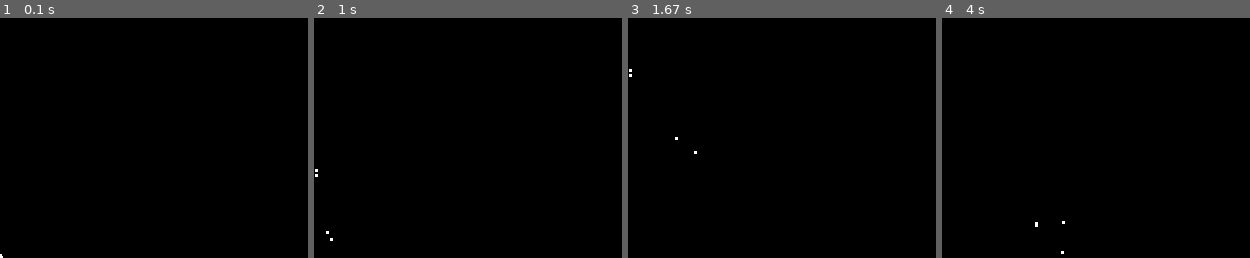
Above: before the commit, frames 1-4 (left to right).
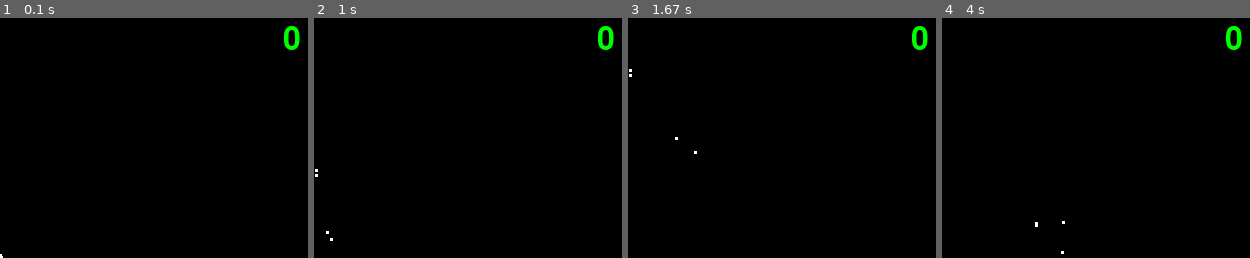
Above: after the commit, the same moments.

Repository: od107/pygame
Game: pygame game, started from asteroid.py
The game is run twice, just before and just after one commit, with the same random seed, the same clock (stepped at 60 frames per second) and the same inputs.
Inputs:
- Up to frame 1 (0.1 s): no input
- Up to frame 2 (1 s): tap Space at 0.33, 0.73 s; hold Right from 0.67 s (still down)
- Up to frame 3 (1.67 s): tap Space at 1.03, 1.23, 1.57 s; release Right at 1.13 s; hold Up 1.17-1.47 s; hold Right from 1.5 s (still down)
- Up to frame 4 (4 s): tap Space at 1.87, 2.07, 2.37, 2.63, 2.93, 3.07, 3.47, 3.77 s; release Right at 1.97 s; hold Left 2-2.53 s; hold Left 2.57-2.97 s; hold Up 3-3.37 s; hold Right from 3.4 s (still down)
The pictures show only the part of the screen within x 50-100%, y 1-51%; the shares and areas given below are measured in that part.

The runs differ from the first frame. In frame 1, 0.3% of the frame differs, in the area x 92-98%, y 3-14%; in frame 2, 0.3%; in frame 3, 0.3%; in frame 4, 0.3%.

Commit message:
added score and update tot PEP8

Diff:
--- a/asteroid.py
+++ b/asteroid.py
@@ -1,33 +1,32 @@
-#my second taste of python
-#asteroid game
+# my second taste of python
+# asteroid game
 
 import random, pygame, sys, math
 from pygame.locals import *
 
-FPS = 30 # frames per second, the general speed of the program
-WINDOWWIDTH = 640 # size of window's width in pixels
-WINDOWHEIGHT = 480 # size of windows' height in pixels
+FPS = 30  # frames per second, the general speed of the program
+WINDOWWIDTH = 640  # size of window's width in pixels
+WINDOWHEIGHT = 480  # size of windows' height in pixels
 SHIPSIZE = 20
 MARGIN = 50
 BULLETSIZE = 3
 
 #            R    G    B
-GRAY     = (100, 100, 100)
-NAVYBLUE = ( 60,  60, 100)
-WHITE    = (255, 255, 255)
-RED      = (255,   0,   0)
-GREEN    = (  0, 255,   0)
-BLUE     = (  0,   0, 255)
-YELLOW   = (255, 255,   0)
-ORANGE   = (255, 128,   0)
-PURPLE   = (255,   0, 255)
-CYAN     = (  0, 255, 255)
-DGREEN   = (0  , 100,   0)
-BLACK    = (  0,   0,   0)
+GRAY = (100, 100, 100)
+NAVYBLUE = (60, 60, 100)
+WHITE = (255, 255, 255)
+RED = (255, 0, 0)
+GREEN = (0, 255, 0)
+BLUE = (0, 0, 255)
+YELLOW = (255, 255, 0)
+ORANGE = (255, 128, 0)
+PURPLE = (255, 0, 255)
+CYAN = (0, 255, 255)
+DGREEN = (0, 100, 0)
+BLACK = (0, 0, 0)
 
 BGCOLOR = BLACK
 LIGHTBGCOLOR = YELLOW
-
 
 RIGHT = 'right'
 LEFT = 'left'
@@ -38,38 +37,38 @@
 
 
 def main():
-    global FPSCLOCK, DISPLAYSURF
+    global FPSCLOCK, DISPLAYSURF, SCORE
     pygame.init()
     FPSCLOCK = pygame.time.Clock()
     DISPLAYSURF = pygame.display.set_mode((WINDOWWIDTH, WINDOWHEIGHT))
-    pygame.key.set_repeat(1, 100) #still makes sense or not?
+    pygame.key.set_repeat(1, 100)  # still makes sense or not?
 
     pygame.display.set_caption('Asteroids')
 
-    #initialize
-    score = 0
+    # initialize
+    SCORE = 0
     ship = Ship()
     bullets = []
     asteroids = []
-    shipImg = pygame.image.load('ship.png').convert()
-    shipImg.set_colorkey((0, 0, 0))
+    ship_img = pygame.image.load('ship.png').convert()
+    ship_img.set_colorkey((0, 0, 0))
     astrospawn = pygame.USEREVENT + 1
     pygame.time.set_timer(astrospawn, 5000)
 
     DISPLAYSURF.fill(BGCOLOR)
 
-    while True: # main game loop
+    while True:  # main game loop
         DISPLAYSURF.fill(BGCOLOR)
-        draw(shipImg, ship, bullets, asteroids)
-
-        #TODO: change repetition speed of shooting
+        draw(ship_img, ship, bullets, asteroids)
+
+        # TODO: change repetition speed of shooting
         for event in pygame.event.get():
             if event.type == pygame.QUIT:
                 pygame.quit()
                 sys.exit()
             elif event.type == astrospawn:
                 asteroids.append(Asteroid())
-            #elif event.type == KEYDOWN and event.key == K_SPACE:
+            # elif event.type == KEYDOWN and event.key == K_SPACE:
             #    bullets.append(ship.shoot())
 
         keys = pygame.key.get_pressed()
@@ -81,9 +80,9 @@
         if keys[pygame.K_SPACE]:
             bullets.append(ship.shoot())
         if keys[pygame.K_RIGHT]:
-            ship.rotateRight()
+            ship.rotate_right()
         if keys[pygame.K_LEFT]:
-            ship.rotateLeft()
+            ship.rotate_left()
 
         # Update positions
         ship.move()
@@ -98,7 +97,7 @@
 
         pygame.display.update()
 
-        #collission detection
+        # collision detection
         for bullet in bullets:
             for asteroid in asteroids:
                 if distance(bullet.pos, asteroid.pos) < asteroid.size:
@@ -108,44 +107,48 @@
                         for new_asteroid in pieces:
                             asteroids.append(new_asteroid)
                     asteroids.remove(asteroid)
-                    score += 10
                     break
 
-        #TODO display score
-        #TODO spaceship collission
-
+        # TODO spaceship collision
 
         FPSCLOCK.tick(FPS)
-        #print(FPSCLOCK.get_fps())
-
-
-def distance(posA, posB):
-    return math.sqrt(math.pow(posA[0]-posB[0], 2) + math.pow(posA[1]-posB[1], 2))
-
-
-def draw(shipImg, ship, bullets, asteroids):
-    #TODO fix border transitions
-    #should the draw function be part of an object? Or be a separate part of the program?
-
-    blittedRect = DISPLAYSURF.blit(shipImg, ship.pos) # convert should be moved elsewhere
-
-    oldCenter = blittedRect.center
-    rotatedSurf = pygame.transform.rotate(shipImg, math.degrees(ship.orientation - math.pi/2))
-
-    rotRect = rotatedSurf.get_rect()
-    rotRect.center = oldCenter
+        # print(FPSCLOCK.get_fps())
+
+
+def distance(pos_a, pos_b):
+    return math.sqrt(math.pow(pos_a[0] - pos_b[0], 2) + math.pow(pos_a[1] - pos_b[1], 2))
+
+
+def draw(ship_img, ship, bullets, asteroids):
+    # TODO fix border transitions
+    # should the draw function be part of an object? Or be a separate part of the program?
+
+    blitted_rect = DISPLAYSURF.blit(ship_img, ship.pos)  # convert should be moved elsewhere
+
+    old_center = blitted_rect.center
+    rotated_surf = pygame.transform.rotate(ship_img, math.degrees(ship.orientation - math.pi / 2))
+
+    rot_rect = rotated_surf.get_rect()
+    rot_rect.center = old_center
 
     DISPLAYSURF.fill(BGCOLOR)
-    DISPLAYSURF.blit(rotatedSurf, rotRect)
+    DISPLAYSURF.blit(rotated_surf, rot_rect)
 
     for bullet in bullets:
-        pygame.draw.rect(DISPLAYSURF, WHITE, ((bullet.pos), (BULLETSIZE, BULLETSIZE)))
+        pygame.draw.rect(DISPLAYSURF, WHITE, (bullet.pos, (BULLETSIZE, BULLETSIZE)))
 
     for asteroid in asteroids:
-        pygame.draw.circle(DISPLAYSURF, WHITE, (int(asteroid.pos[0]),int(asteroid.pos[1])), asteroid.size, 3)
-
-    #for testing purposes
-    #pygame.draw.rect(DISPLAYSURF, GREEN, ((ship.pos), (1, 1)))
+        pygame.draw.circle(DISPLAYSURF, WHITE, (int(asteroid.pos[0]), int(asteroid.pos[1])), asteroid.size, 3)
+
+    # for testing purposes
+    # pygame.draw.rect(DISPLAYSURF, GREEN, ((ship.pos), (1, 1)))
+
+    font_obj = pygame.font.Font('freesansbold.ttf', 32)
+    text_surface_obj = font_obj.render(str(SCORE), True, GREEN)
+    text_rect_obj = text_surface_obj.get_rect()
+    text_rect_obj.top = 10
+    text_rect_obj.right = (WINDOWWIDTH - 10)
+    DISPLAYSURF.blit(text_surface_obj, text_rect_obj)
 
 
 class Ship:
@@ -154,35 +157,33 @@
     img.set_colorkey((0, 0, 0))
 
     def __init__(self):
-        self.pos = [int(WINDOWWIDTH/2), int(WINDOWHEIGHT/2)]
-        self.orientation = math.pi/2
+        self.pos = [int(WINDOWWIDTH / 2), int(WINDOWHEIGHT / 2)]
+        self.orientation = math.pi / 2
         self.vel = [0, 0]
 
-
     def accelerate(self):
-        self.vel[0] += math.cos(self.orientation)/5
-        self.vel[1] += math.sin(self.orientation)/5
-        #print('velocity: ',self.vel)
-        #TODO limit to max vel
+        self.vel[0] += math.cos(self.orientation) / 5
+        self.vel[1] += math.sin(self.orientation) / 5
+        # print('velocity: ',self.vel)
 
     def move(self):
         self.pos[0] += self.vel[0]
         self.pos[1] -= self.vel[1]
 
-        #pos is the topleft most position of the ship image
-        if(self.pos[0] > WINDOWWIDTH + MARGIN + SHIPSIZE):
+        # pos is the topleft most position of the ship image
+        if self.pos[0] > WINDOWWIDTH + MARGIN + SHIPSIZE:
             self.pos[0] = 0 - MARGIN
-        elif(self.pos[1] > WINDOWHEIGHT + MARGIN + SHIPSIZE):
+        elif self.pos[1] > WINDOWHEIGHT + MARGIN + SHIPSIZE:
             self.pos[1] = 0 - MARGIN
-        elif(self.pos[0] < 0 - MARGIN):
+        elif self.pos[0] < 0 - MARGIN:
             self.pos[0] = WINDOWWIDTH + MARGIN
-        elif(self.pos[1] < 0 - MARGIN):
+        elif self.pos[1] < 0 - MARGIN:
             self.pos[1] = WINDOWHEIGHT + MARGIN
 
-    def rotateRight(self):
+    def rotate_right(self):
         self.orientation -= math.pi / 18
 
-    def rotateLeft(self):
+    def rotate_left(self):
         self.orientation += math.pi / 18
 
     def shoot(self):
@@ -193,21 +194,21 @@
 class Bullet:
     shootSpeed = 5
 
-    def __init__(self, shippos, shiporientation, shipvel):
-        self.pos = [shippos[0] + SHIPSIZE/2,
-                    shippos[1] + SHIPSIZE/2]
-        self.vel = [shipvel[0] + self.shootSpeed * math.cos(shiporientation),
-                    shipvel[1] + self.shootSpeed * math.sin(shiporientation)]
+    def __init__(self, ship_pos, ship_orientation, ship_vel):
+        self.pos = [ship_pos[0] + SHIPSIZE / 2,
+                    ship_pos[1] + SHIPSIZE / 2]
+        self.vel = [ship_vel[0] + self.shootSpeed * math.cos(ship_orientation),
+                    ship_vel[1] + self.shootSpeed * math.sin(ship_orientation)]
 
     def move(self):
         self.pos[0] += self.vel[0]
         self.pos[1] -= self.vel[1]
 
-        #pos is the topleft most position of the ship image
-        if(self.pos[0] > WINDOWWIDTH + MARGIN + SHIPSIZE or
-            self.pos[1] > WINDOWHEIGHT + MARGIN + SHIPSIZE or
-            self.pos[0] < 0 - MARGIN or
-            self.pos[1] < 0 - MARGIN):
+        # pos is the topleft most position of the ship image
+        if (self.pos[0] > WINDOWWIDTH + MARGIN + SHIPSIZE or
+                self.pos[1] > WINDOWHEIGHT + MARGIN + SHIPSIZE or
+                self.pos[0] < 0 - MARGIN or
+                self.pos[1] < 0 - MARGIN):
             return True
 
 
@@ -225,18 +226,17 @@
             self.pos = position
             self.dir = direction
 
-
         else:
-            #self.size = self.Lsize
+            # self.size = self.Lsize
             edge = random.randint(0, 3)
             if edge == 2:
-                self.pos = [random.randint(0, WINDOWWIDTH-1), 0]
+                self.pos = [random.randint(0, WINDOWWIDTH - 1), 0]
             elif edge == 3:
-                self.pos = [0, random.randint(0, WINDOWHEIGHT-1)]
+                self.pos = [0, random.randint(0, WINDOWHEIGHT - 1)]
             elif edge == 0:
-                self.pos = [random.randint(0, WINDOWWIDTH-1), WINDOWHEIGHT-1]
+                self.pos = [random.randint(0, WINDOWWIDTH - 1), WINDOWHEIGHT - 1]
             elif edge == 1:
-                self.pos = [WINDOWWIDTH-1, random.randint(0, WINDOWHEIGHT-1)]
+                self.pos = [WINDOWWIDTH - 1, random.randint(0, WINDOWHEIGHT - 1)]
 
             self.dir = random.uniform(0, math.pi) + edge * math.pi / 2
 
@@ -247,22 +247,26 @@
         self.pos[0] += self.vel[0]
         self.pos[1] -= self.vel[1]
 
-        if(self.pos[0] > WINDOWWIDTH + MARGIN or
-           self.pos[1] > WINDOWHEIGHT + MARGIN or
-           self.pos[0] < 0 - MARGIN or
-           self.pos[1] < 0 - MARGIN):
+        if (self.pos[0] > WINDOWWIDTH + MARGIN or
+                self.pos[1] > WINDOWHEIGHT + MARGIN or
+                self.pos[0] < 0 - MARGIN or
+                self.pos[1] < 0 - MARGIN):
             return True
 
     def hit(self):
         angle = math.pi / 9
+        global SCORE
 
         if self.size == self.Lsize:
             speed = self.Mspeed
             size = self.Msize
+            SCORE += 20
         elif self.size == self.Msize:
             speed = self.Sspeed
             size = self.Ssize
+            SCORE += 50
         elif self.size == self.Ssize:
+            SCORE += 100
             return None
 
         pieces = [Asteroid(self.pos.copy(), self.dir + angle, speed, size),
